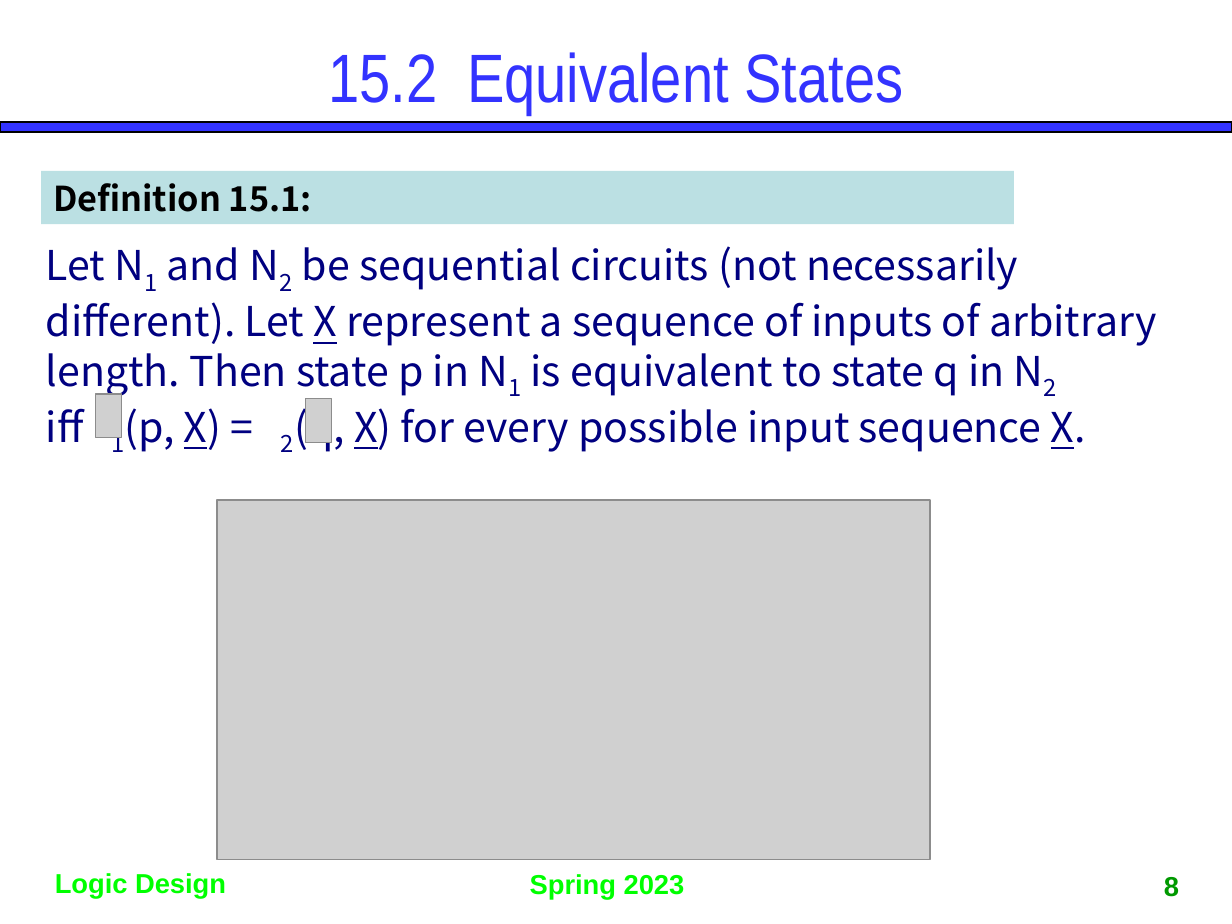
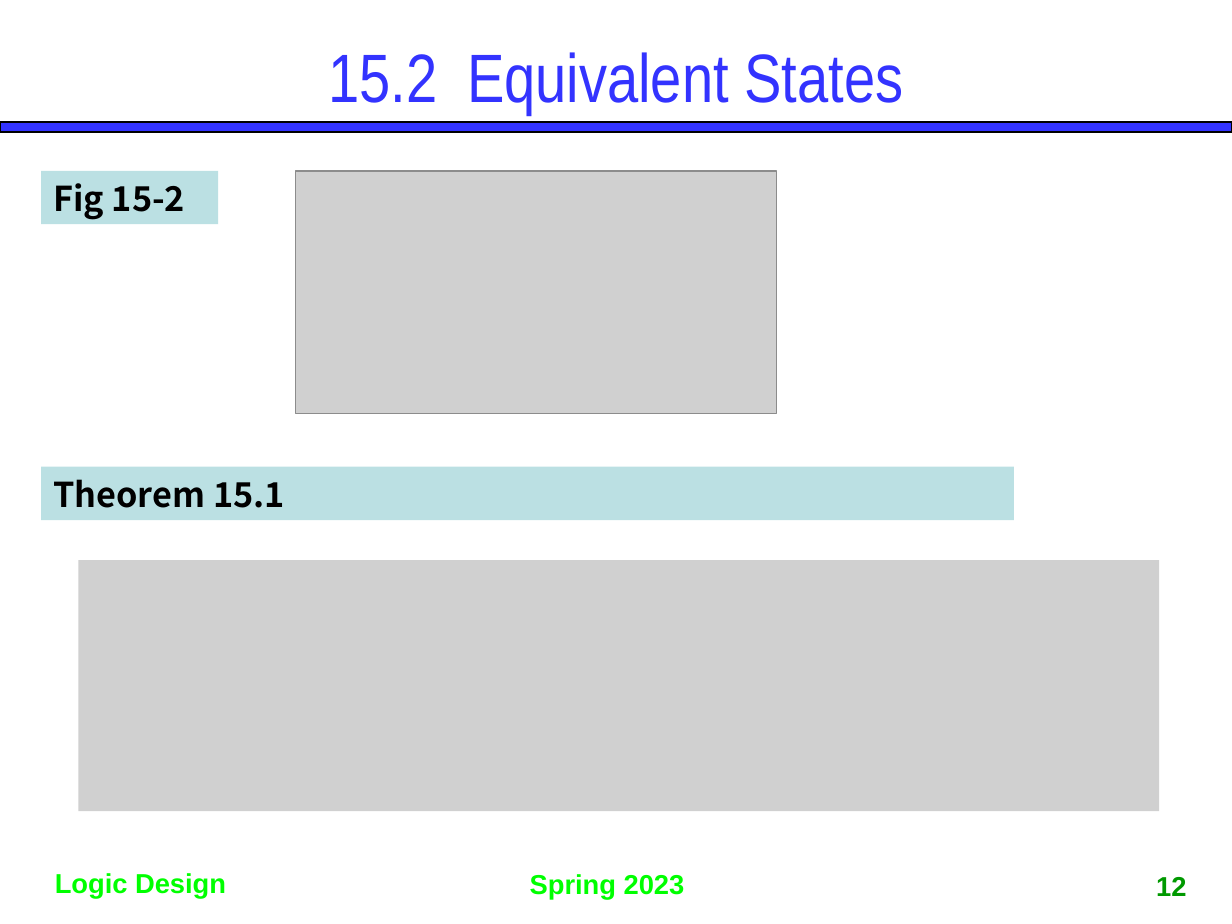
Before and after one commit to gdlee412/Logic-Circuits, a slide deck: slide 12 of 자료/Ch15. Reduction of State Tables and State Assignment.pptx (slide 8 before the commit). Drawn at 1232x924 pixels with LibreOffice and Linux fonts; fonts in the diff are those of the drawing; grey boxes stand for pictures. Boxes give left, top, right and bottom in pixels: in the first picture for what was removed or moved away, otherwise in the second. Text is boxed around its words. In the diff, an @@ line names an element or a change of style, - is before the commit and + after.

```diff
--- a/자료/Ch15. Reduction of State Tables and State Assignment.pptx
+++ b/자료/Ch15. Reduction of State Tables and State Assignment.pptx
@@ rectangle "Fig 15-2": place and size @@
-rectangle "Fig 15-2" at bbox=[41, 171, 1014, 224]
+rectangle "Fig 15-2" at bbox=[41, 171, 218, 224]
@@ picture: place and size @@
-picture at bbox=[217, 500, 930, 860]
+picture at bbox=[296, 171, 776, 414]
@@ text in rectangle at bbox=[53, 183, 185, 220]: text changed @@
-Definition 15.1:
+Fig 15-2
@@ text removed at bbox=[46, 246, 1157, 453] @@
-Let N1 and N2 be sequential circuits (not necessarily
-different). Let X represent a sequence of inputs of arbitrary length. Then state p in N1 is equivalent to state q in N2
-iff 1(p, X) = 2(q, X) for every possible input sequence X.
@@ picture removed at bbox=[96, 394, 122, 439] @@
@@ picture removed at bbox=[306, 399, 331, 444] @@
@@ rectangle added at bbox=[41, 467, 1014, 520], fill #BBE0E3, 20 pt, text #000000, bold @@
+Theorem 15.1
@@ picture added at bbox=[79, 561, 1159, 812] @@
@@ page number at bbox=[1156, 877, 1186, 896]: text changed @@
-8
+12
```
Also in this commit, not shown: 20 other slides changed, 20 slides added, 3 slides removed.
